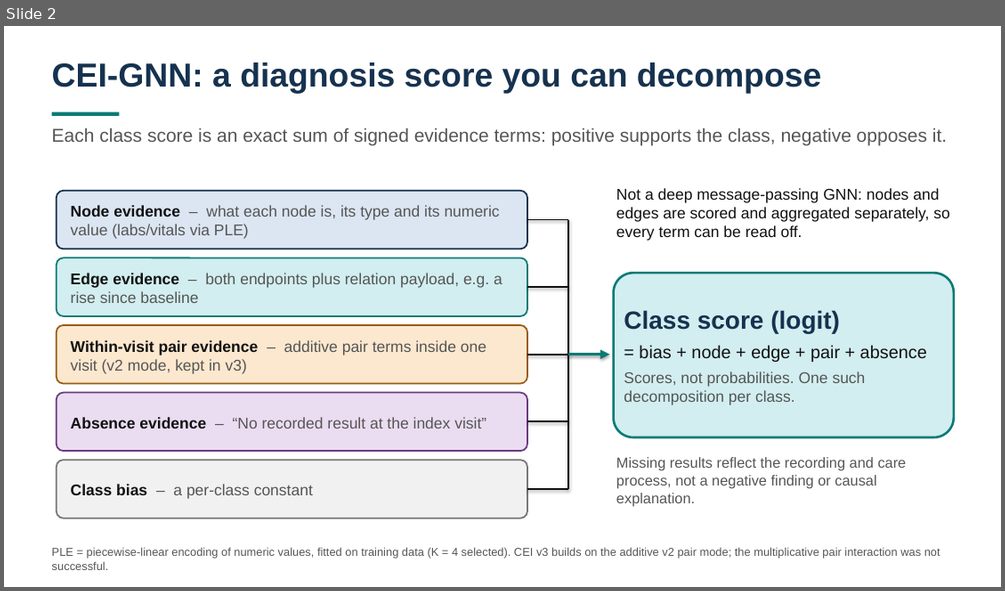
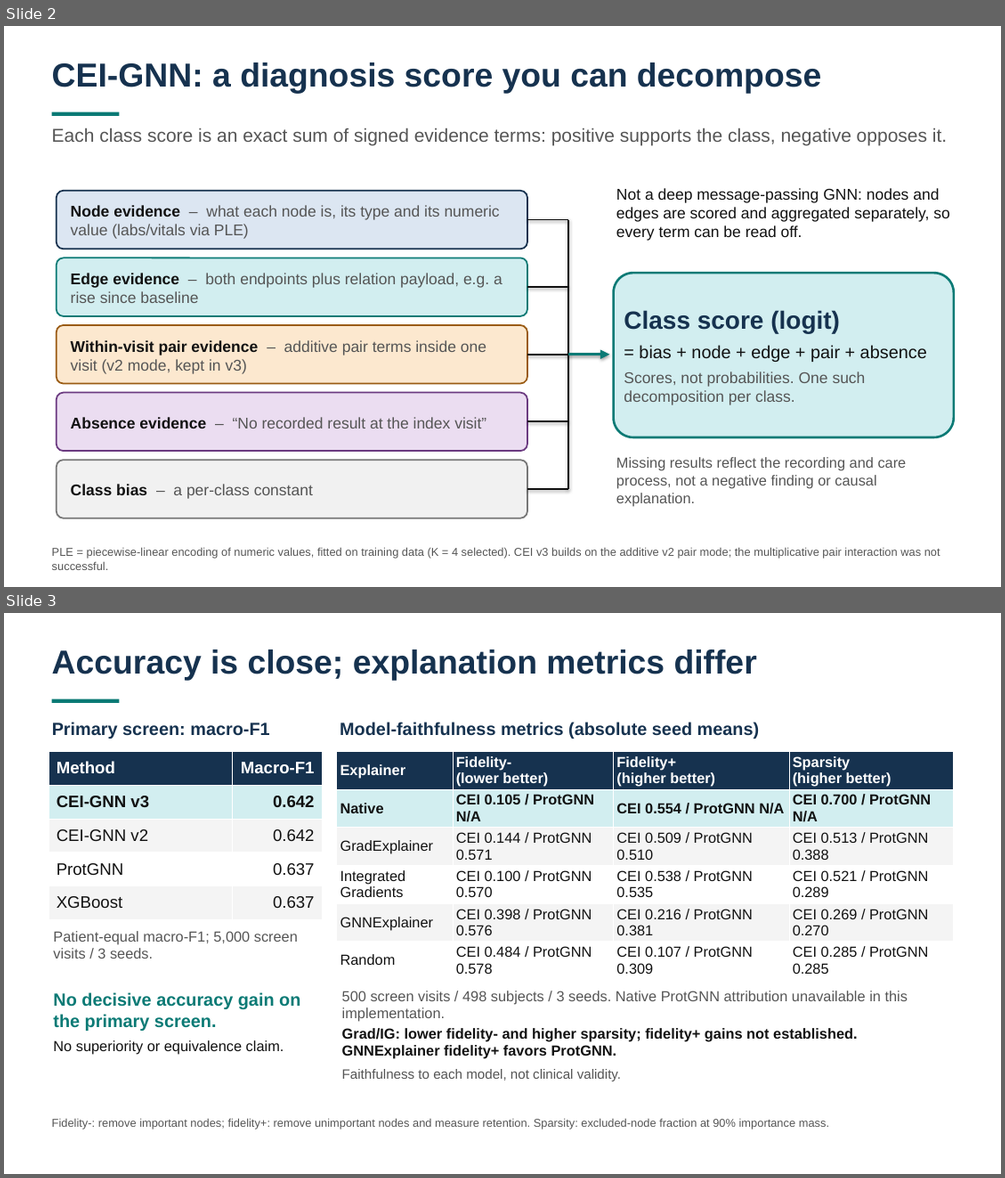
Before and after one commit to nfcolak/MedGNN---Explainable-Graph-Neural-Networks-for-Medical-Diagnosis, a slide deck: docs/presentations/cei-overview/cei-overview.pptx. Shown one above the other, each under a label of ours: slide 2 before the commit, slides 2 and 3 after it. The pictures are 1005x591 and 1005x1178 pixels, drawn with LibreOffice and Linux fonts; fonts in the diff are those of the drawing. Boxes give left, top, right and bottom in pixels: in the first picture for what was removed or moved away, otherwise in the second. Text is boxed around its words. In the diff, an @@ line names an element or a change of style, - is before the commit and + after.

Commit message:
docs: add numeric GraphXAI metrics to CEI deck

```diff
--- a/docs/presentations/cei-overview/cei-overview.pptx
+++ b/docs/presentations/cei-overview/cei-overview.pptx
@@ slide 3 added at (4,613,1001,1174), background #FFFFFF @@
@@ text added at (52,649,757,681), 32 pt, text #16324F, bold @@
+Accuracy is close; explanation metrics differ
@@ rectangle added at (52,699,119,703), fill #0B7A75 @@
@@ text added at (52,722,269,738), 17 pt, text #16324F, bold @@
+Primary screen: macro-F1
@@ text added at (340,722,760,738), 17 pt, text #16324F, bold @@
+Model-faithfulness metrics (absolute seed means)
@@ table added at (48,751,322,919), 5 rows, 2 columns @@
+Method | Macro-F1
+CEI-GNN v3 | 0.642
+CEI-GNN v2 | 0.642
+ProtGNN | 0.637
+XGBoost | 0.637
@@ table added at (337,751,954,980), 6 rows, 4 columns @@
+Explainer | Fidelity- / (lower better) | Fidelity+ / (higher better) | Sparsity / (higher better)
+Native | CEI 0.105 / ProtGNN N/A | CEI 0.554 / ProtGNN N/A | CEI 0.700 / ProtGNN N/A
+GradExplainer | CEI 0.144 / ProtGNN 0.571 | CEI 0.509 / ProtGNN 0.510 | CEI 0.513 / ProtGNN 0.388
+Integrated Gradients | CEI 0.100 / ProtGNN 0.570 | CEI 0.538 / ProtGNN 0.535 | CEI 0.521 / ProtGNN 0.289
+GNNExplainer | CEI 0.398 / ProtGNN 0.576 | CEI 0.216 / ProtGNN 0.381 | CEI 0.269 / ProtGNN 0.270
+Random | CEI 0.484 / ProtGNN 0.578 | CEI 0.107 / ProtGNN 0.309 | CEI 0.285 / ProtGNN 0.285
@@ text added at (53,931,298,958), 14 pt, text #555555 @@
+Patient-equal macro-F1; 5,000 screen visits / 3 seeds.
@@ text added at (53,992,300,1054), 17 pt, text #0B7A75, bold @@
+No decisive accuracy gain on the primary screen.
+No superiority or equivalence claim.
@@ text added at (342,990,907,1022), 14 pt, text #555555 @@
+500 screen visits / 498 subjects / 3 seeds. Native ProtGNN attribution unavailable in this implementation.
@@ text added at (342,1028,857,1081), 14 pt, text #111111, bold @@
+Grad/IG: lower fidelity- and higher sparsity; fidelity+ gains not established. GNNExplainer fidelity+ favors ProtGNN.
+Faithfulness to each model, not clinical validity.
@@ text added at (52,1118,829,1129), 11 pt, text #555555 @@
+Fidelity-: remove important nodes; fidelity+: remove unimportant nodes and measure retention. Sparsity: excluded-node fraction at 90% importance mass.
```
Also in this commit, not shown: 1 slide removed, 1 other file.
